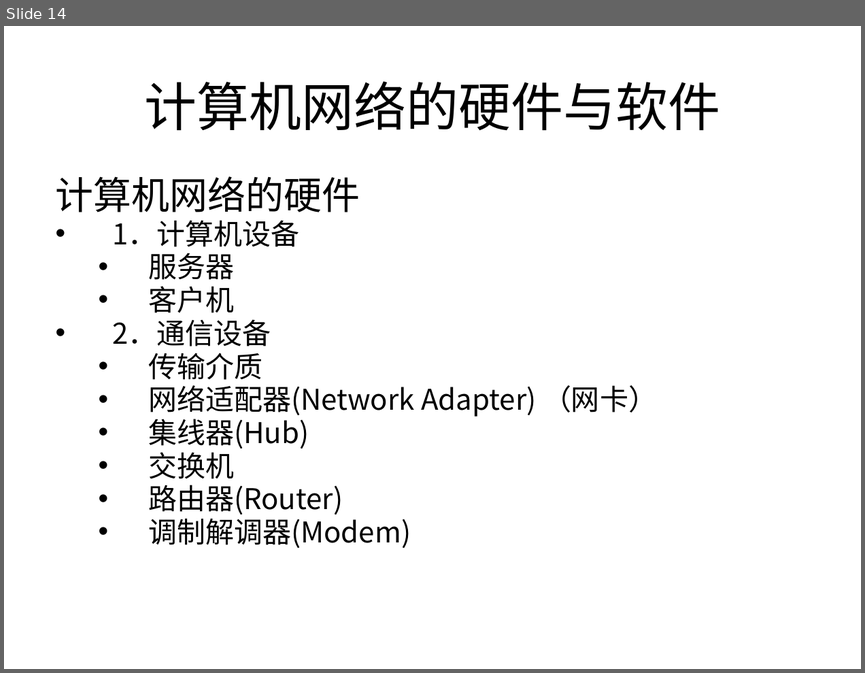
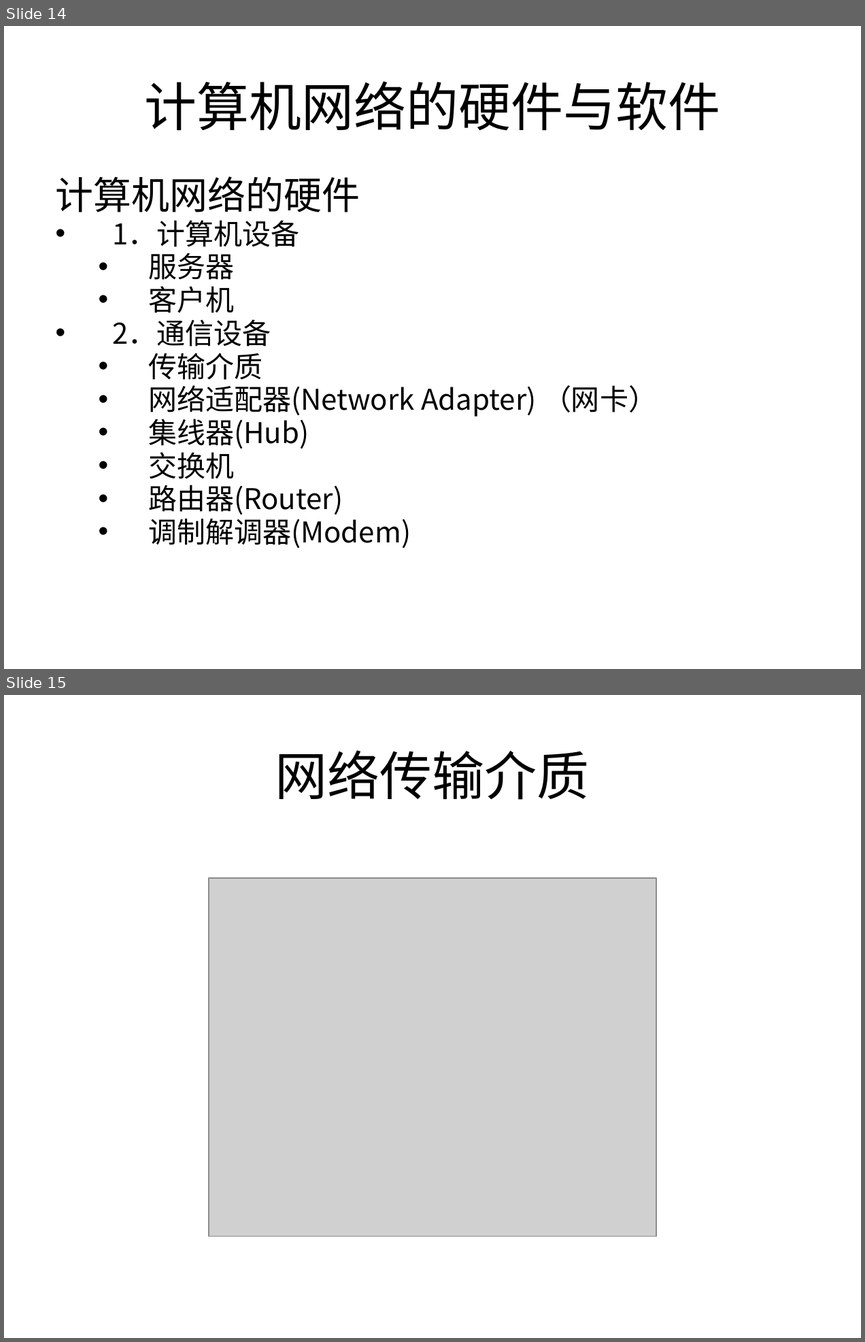
Before and after one commit to sans123wx/class, a slide deck: 第六章 计算机网络.pptx. Shown one above the other, each under a label of ours: slide 14 before the commit, slides 14 and 15 after it. The pictures are 865x673 and 865x1342 pixels, drawn with LibreOffice and Linux fonts; fonts in the diff are those of the drawing; grey boxes stand for pictures. Boxes give left, top, right and bottom in pixels: in the first picture for what was removed or moved away, otherwise in the second. Text is boxed around its words. In the diff, an @@ line names an element or a change of style, - is before the commit and + after.

```diff
--- a/第六章 计算机网络.pptx
+++ b/第六章 计算机网络.pptx
@@ slide 15 added at [4, 695, 861, 1338], background #FFFFFF @@
@@ title added at [275, 750, 589, 800], 44 pt, text #000000 @@
+网络传输介质
@@ picture added at [209, 877, 656, 1236] @@
```
Also in this commit, not shown: 4 other slides added.
